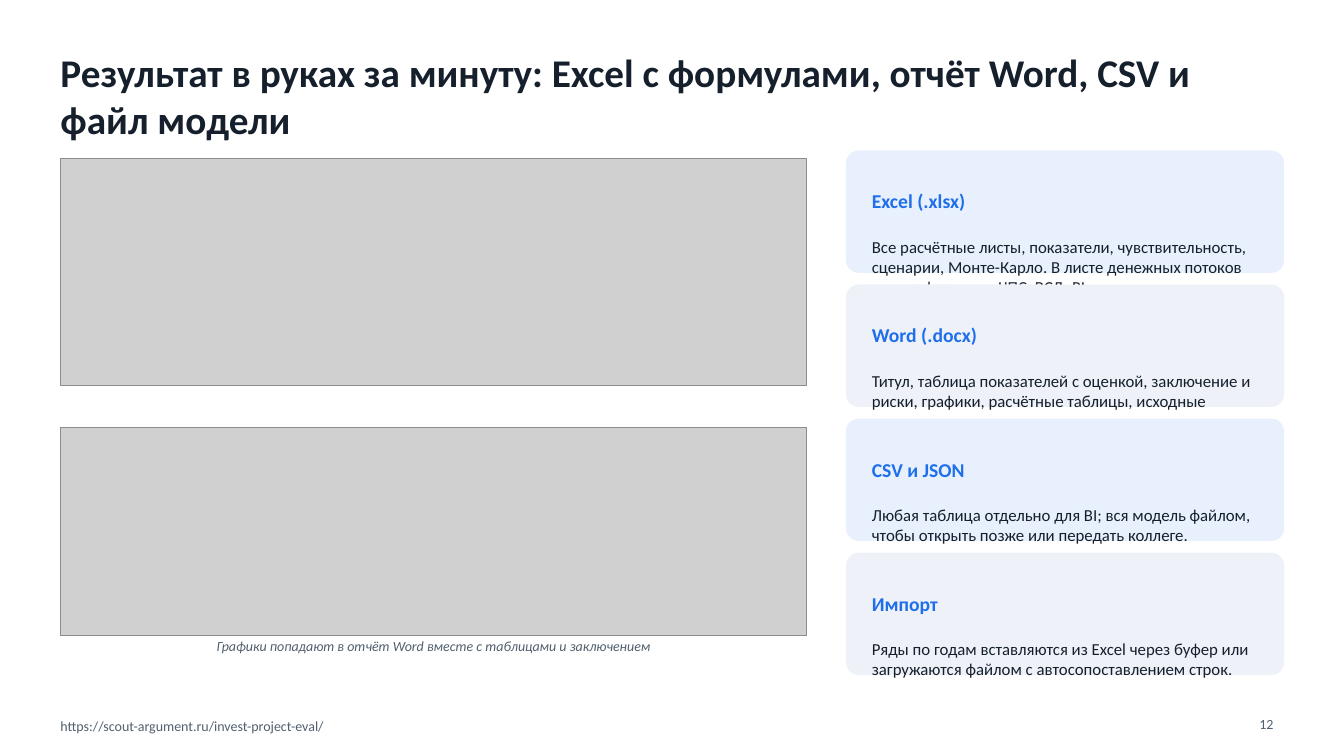
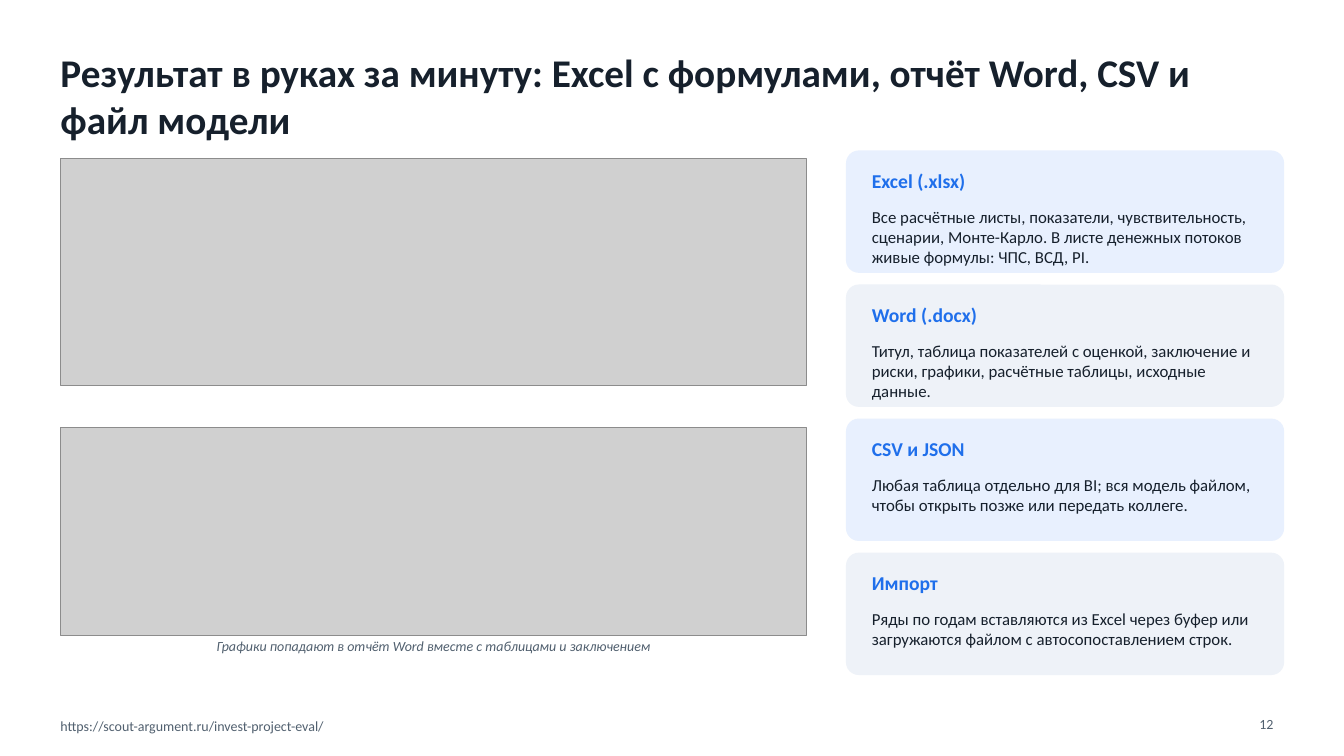
Before and after one commit to mmvolkov/invest-project-eval, a slide deck: slide 12 of docs/Презентация_сервиса.pptx. Drawn at 1344x756 pixels with LibreOffice and Linux fonts; fonts in the diff are those of the drawing; grey boxes stand for pictures. Boxes give left, top, right and bottom in pixels: in the first picture for what was removed or moved away, otherwise in the second. Text is boxed around its words. In the diff, an @@ line names an element or a change of style, - is before the commit and + after.

```diff
--- a/docs/Презентация_сервиса.pptx
+++ b/docs/Презентация_сервиса.pptx
@@ 4 texts: place and size @@
-4 texts at [872, 242, 1251, 678]
+4 texts at [872, 212, 1251, 648]
@@ 4 texts: place and size @@
-4 texts at [872, 193, 977, 614]
+4 texts at [872, 173, 977, 593]
```
Also in this commit, not shown: 3 other slides changed, 5 other files.
